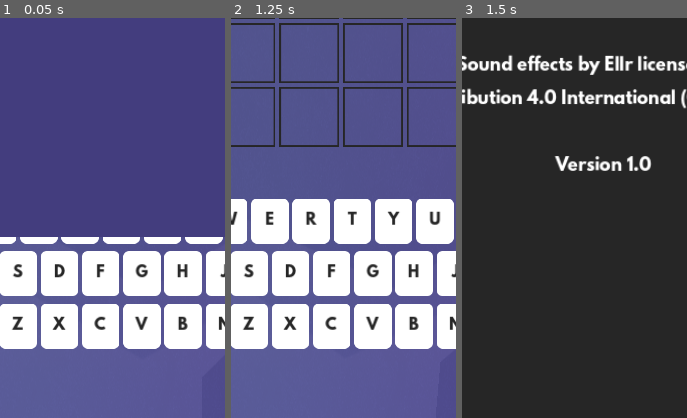
Above: before the commit, frames 1-3 (left to right).
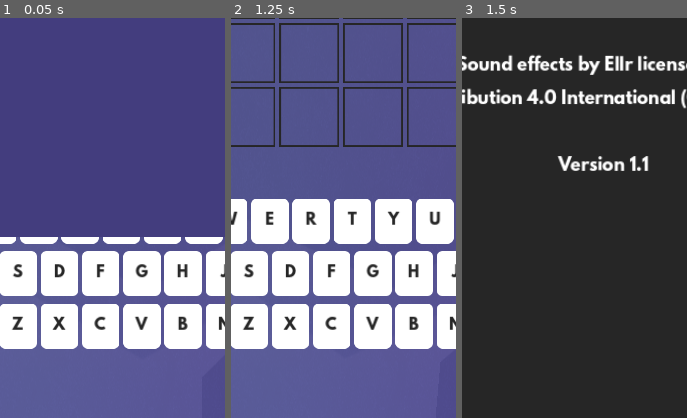
Above: after the commit, the same moments.

Repository: Awfyboy/Azerdle
Game: Godot game, scene res://scenes/main.tscn
The game is run twice, just before and just after one commit, with the same random seed, the same clock (stepped at 60 frames per second) and the same inputs. Sound files missing from this copy of the repository are replaced by a short silence.
Inputs (mouse positions are % of the whole screen's width and height, from its top left):
- Up to frame 1 (0.05 s): no input
- Up to frame 2 (1.25 s): click (9, 75) at 0.52 s
- Up to frame 3 (1.5 s): click (88, 7) at 1.25 s
The pictures show only the part of the screen within x 18-68%, y 50-100%; the shares and areas given below are measured in that part.

Frames 1-2 are identical in both runs. In frame 3, 1.1% of the frame differs, in the area x 40-84%, y 34-39%.

Commit message:
1.1 - add few more words, fix comment typo

Diff:
--- a/project.godot
+++ b/project.godot
@@ -11,7 +11,7 @@
 [application]
 
 config/name="Wordle Zen"
-config/version="1.0"
+config/version="1.1"
 config/tags=PackedStringArray("experiment", "learning")
 run/main_scene="res://scenes/main.tscn"
 config/features=PackedStringArray("4.3", "Mobile")
--- a/scenes/main.tscn
+++ b/scenes/main.tscn
@@ -452,7 +452,7 @@
 
 Sound effects by Ellr license under Attribution 4.0 International (CC BY 4.0)
 
-Version 1.0"
+Version 1.1"
 label_settings = SubResource("LabelSettings_3cyds")
 horizontal_alignment = 1
 vertical_alignment = 1
--- a/scripts/main.gd
+++ b/scripts/main.gd
@@ -56,7 +56,7 @@
 var win_count: int = 0
 
 
-# code for statring a round
+# code for starting a round
 func initialize_round():
 	SignalBus.game_started.emit()
 	pick_new_word()
Not shown, changed: assets/word_list.txt
Not shown, changed: .export/web/index.html
Not shown, changed: .export/web/index.pck
Not shown, changed: .export/web/index.zip
